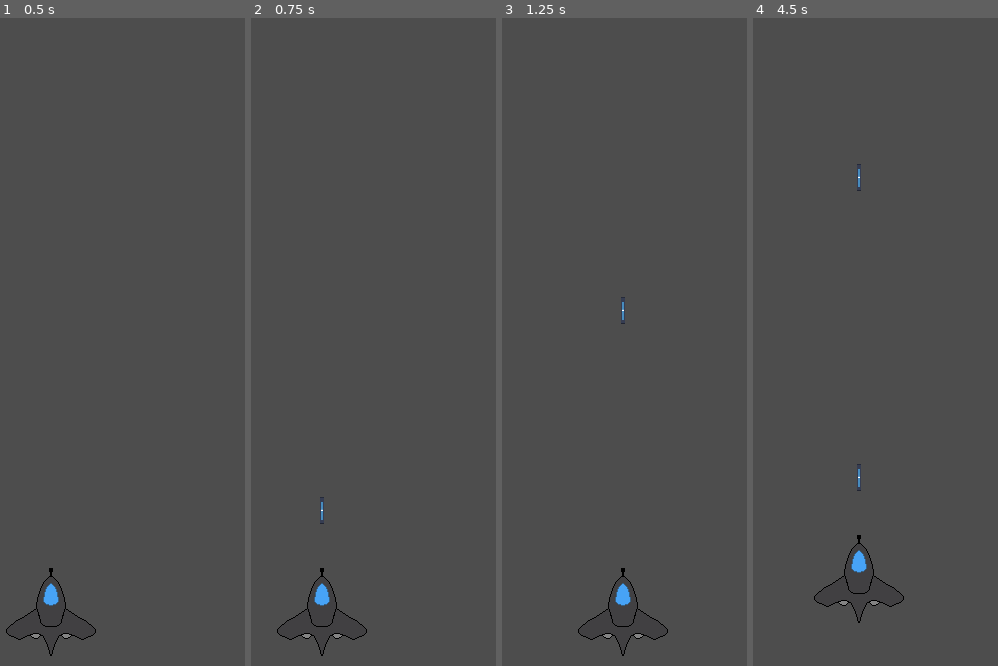
Above: before the commit, frames 1-4 (left to right).
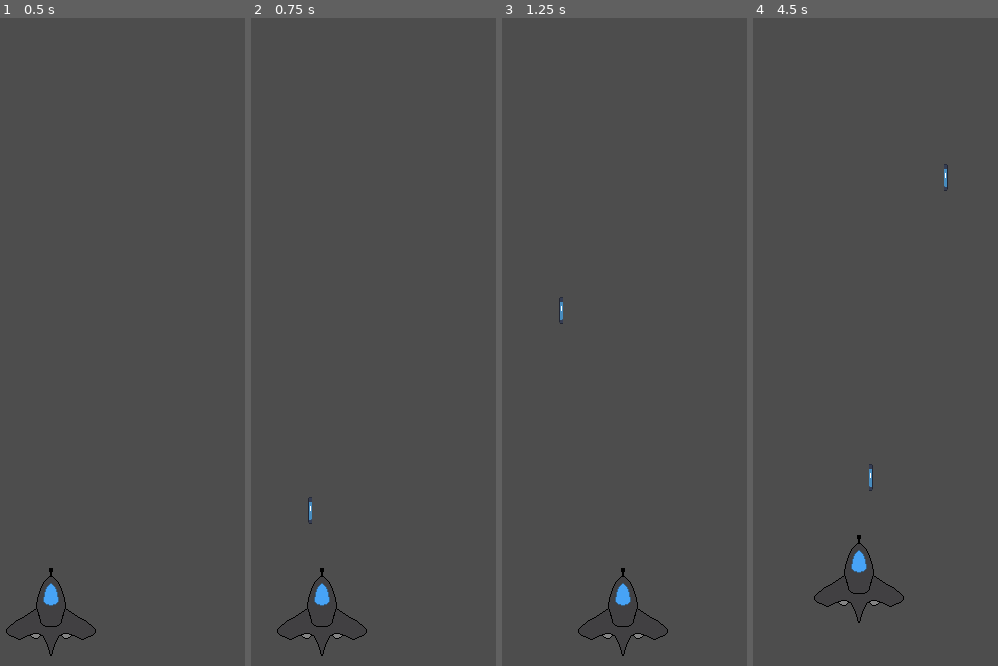
Above: after the commit, the same moments.

Repository: prachtkira/SimpleShooter
Game: Godot game, scene res://scenes/main.tscn
Same seed, same stepped clock (60 frames per second), same inputs: the game is played once before the commit and once after it. The engine's default icon, where the game draws it, is replaced by a stand-in: a white triangle on a blue panel in a dark square.
Inputs (mouse positions are in pixels of both pictures, inside the frame that each line leads up to):
- Up to frame 1 (0.5 s): no input
- Up to frame 2 (0.75 s): tap Enter at 0.5 s; move the mouse to (378, 309) at 0.52 s; hold Right (ui_right) from 0.53 s (still down); click (378, 309) at 0.6 s
- Up to frame 3 (1.25 s): keep holding Right (ui_right)
- Up to frame 4 (4.5 s): move the mouse to (outside the picture) at 1.27 s; release Right (ui_right) at 1.28 s; hold Down (ui_down) 1.28-2.03 s; click (outside the picture) at 1.35 s; move the mouse to (828, 199) at 2.02 s; hold Right (ui_right) 2.03-2.78 s; click (828, 199) at 2.1 s; move the mouse to (767, 471) at 2.77 s; hold Up (ui_up) 2.78-3.53 s; click (767, 471) at 2.85 s; move the mouse to (914, 439) at 3.52 s; hold Left (ui_left) from 3.53 s (still down); click (914, 439) at 3.6 s; move the mouse to (outside the picture) at 4.27 s; click (outside the picture) at 4.35 s

Frame 1 is identical in both runs. In frame 2, less than 0.1% of the frame differs, in the area x 23-30%, y 73-79%; in frame 3, less than 0.1%; in frame 4, 0.2%, in the area x 42-80%, y 22-73%.

Commit message:
Compatibility and Bullets
Changed the compatibility to Forward+, bullets are now flying "free" and are removed after leaving the visible area

Diff:
--- a/project.godot
+++ b/project.godot
@@ -62,8 +62,3 @@
 , Object(InputEventKey,"resource_local_to_scene":false,"resource_name":"","device":-1,"window_id":0,"alt_pressed":false,"shift_pressed":false,"ctrl_pressed":false,"meta_pressed":false,"pressed":false,"keycode":0,"physical_keycode":32,"key_label":0,"unicode":32,"echo":false,"script":null)
 ]
 }
-
-[rendering]
-
-renderer/rendering_method="gl_compatibility"
-renderer/rendering_method.mobile="gl_compatibility"
--- a/scenes/bullet.tscn
+++ b/scenes/bullet.tscn
@@ -18,3 +18,9 @@
 [node name="CollisionShape2D" type="CollisionShape2D" parent="."]
 position = Vector2(0, -2)
 shape = SubResource("RectangleShape2D_vos06")
+
+[node name="BulletNotifier" type="VisibleOnScreenNotifier2D" parent="."]
+position = Vector2(0, 11)
+scale = Vector2(0.2, 0.075)
+
+[connection signal="screen_exited" from="BulletNotifier" to="." method="_on_bullet_notifier_screen_exited"]
--- a/scenes/player.tscn
+++ b/scenes/player.tscn
@@ -17,3 +17,5 @@
 [node name="CollisionShape2D" type="CollisionShape2D" parent="."]
 position = Vector2(1, -9)
 shape = SubResource("CircleShape2D_kjo2j")
+
+[node name="BulletNode" type="Node" parent="."]
--- a/scripts/bullet.gd
+++ b/scripts/bullet.gd
@@ -1,6 +1,10 @@
 extends Area2D
 
 @export var bulletSpeed: int = 10
+@onready var bulletNotifier = $BulletNotifier
 
 func _physics_process(delta):
 	global_position.y -= bulletSpeed*delta
+
+func _on_bullet_notifier_screen_exited():
+	queue_free()
--- a/scripts/player.gd
+++ b/scripts/player.gd
@@ -1,15 +1,17 @@
 extends CharacterBody2D
 
 @export var movementSpeed : int = 100
+var bulletScene = preload("res://scenes/bullet.tscn")
+@onready var bulletNode = $BulletNode
 
 func _process(delta):
 	if Input.is_action_just_pressed("shoot"):
 		shoot()
 
 func shoot():
-	var bulletScene = preload("res://scenes/bullet.tscn")
 	var bulletInstance = bulletScene.instantiate()
-	add_child(bulletInstance)
+	bulletNode.add_child(bulletInstance)
+	bulletInstance.global_position = global_position
 	bulletInstance.global_position.y -= 65
 
 func _physics_process(delta):
